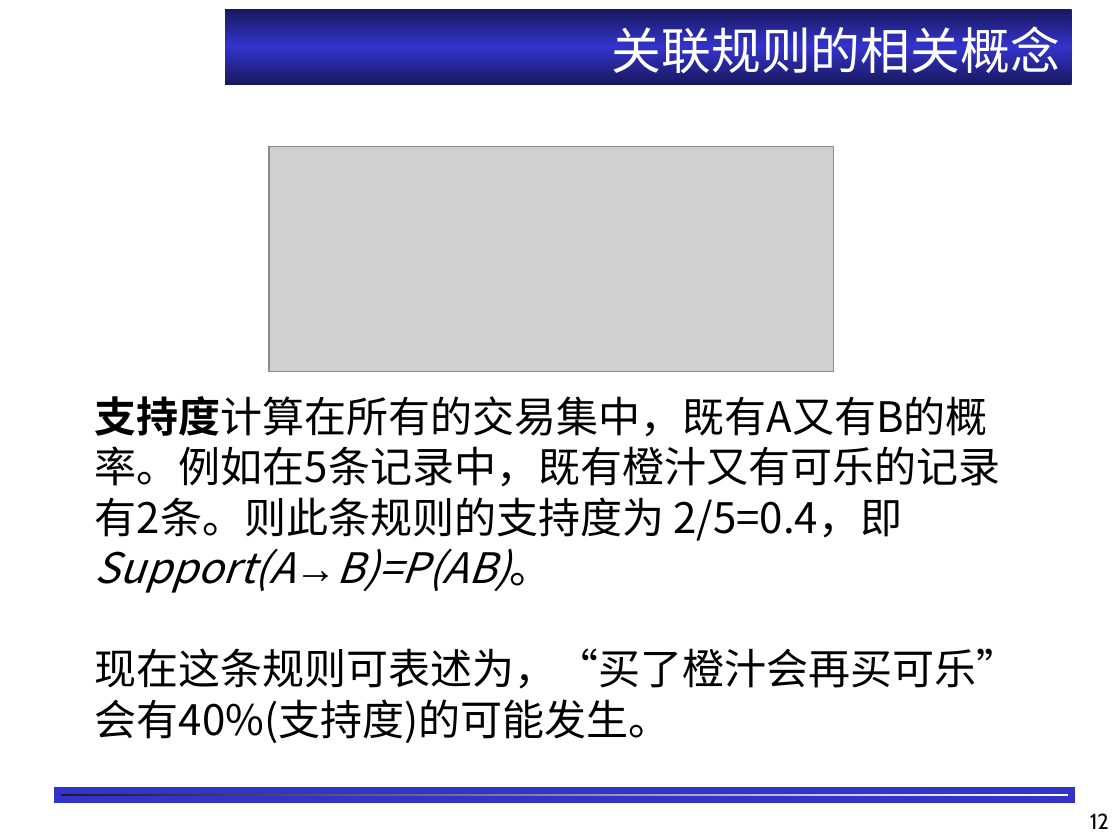
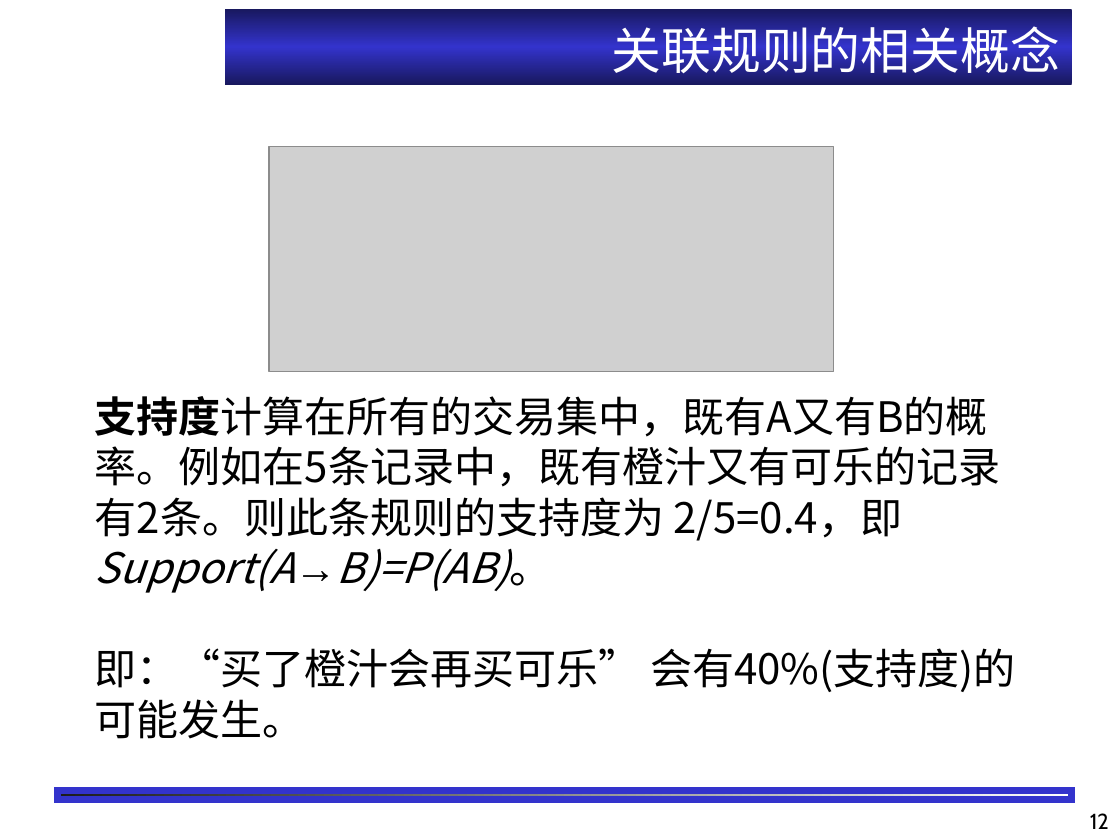
Before and after one commit to shfkuang/shfkuang.github.io, a slide deck: slide 12 of dm/lecture/ch3.1.ppt. Drawn at 1120x840 pixels with LibreOffice and Linux fonts; fonts in the diff are those of the drawing; grey boxes stand for pictures; background and template pictures are left out. Boxes give left, top, right and bottom in pixels: in the first picture for what was removed or moved away, otherwise in the second. Text is boxed around its words. In the diff, an @@ line names an element or a change of style, - is before the commit and + after.

```diff
--- a/dm/lecture/ch3.1.ppt
+++ b/dm/lecture/ch3.1.ppt
@@ text at [95, 648, 1016, 739]: text changed @@
-现在这条规则可表述为，“买了橙汁会再买可乐” 会有40%(支持度)的可能发生。
+即：“买了橙汁会再买可乐” 会有40%(支持度)的可能发生。
```
Also in this commit, not shown: 6 other slides changed, 2 other files.
